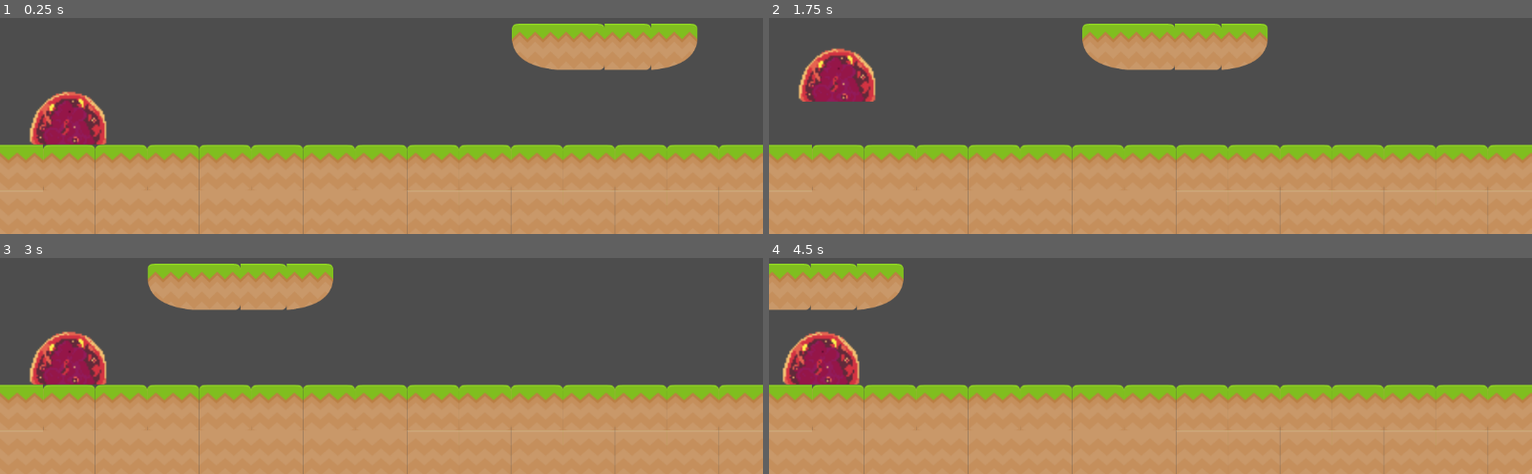
Above: before the commit, frames 1-4 (two rows, left to right).
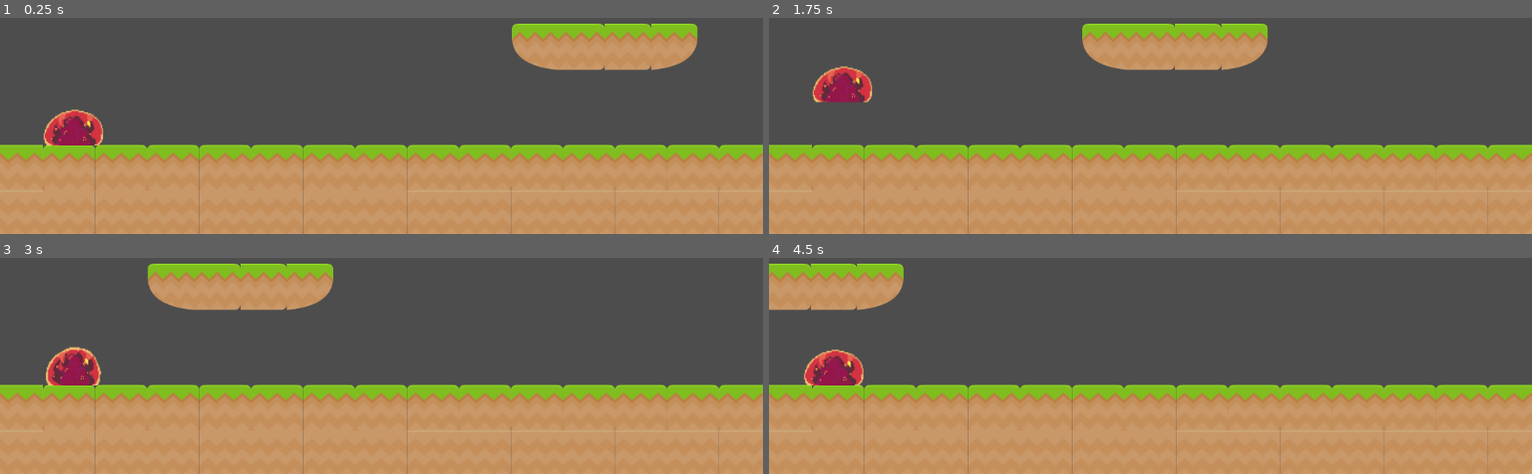
Above: after the commit, the same moments.

Repository: gclement42/slimeRunner
Game: Godot game, scene res://main.tscn
Two runs of this game, one before a commit and one after it. Both use one fixed random seed, a clock stepped at 60 frames per second and the inputs below.
Inputs:
- Up to frame 1 (0.25 s): no input
- Up to frame 2 (1.75 s): tap Enter (ui_accept) at 0.5, 0.77, 1.52 s; hold Right (ui_right) from 0.53 s (still down)
- Up to frame 3 (3 s): release Right (ui_right) at 2.03 s; hold Left (ui_left) 2.03-2.78 s; hold Right (ui_right) from 2.78 s (still down)
- Up to frame 4 (4.5 s): tap Enter (ui_accept) at 3.02, 3.77 s; release Right (ui_right) at 4.28 s; hold Left (ui_left) from 4.28 s (still down)

The runs differ from the first frame. In frame 1, 1.7% of the frame differs, in the area x 3-15%, y 33-60%; in frame 2, 1.7%; in frame 3, 1.7%; in frame 4, 1.8%, in the area x 1-13%, y 33-60%.

Commit message:
add slime animation

Diff:
--- a/Player.gd
+++ b/Player.gd
@@ -1,12 +1,15 @@
 extends CharacterBody2D
 
+@onready var _animated_sprite = $AnimatedSprite2D
 
-const SPEED = 300.0
+const SPEED = 400.0
 const JUMP_VELOCITY = -400.0
 
 # Get the gravity from the project settings to be synced with RigidBody nodes.
 var gravity = ProjectSettings.get_setting("physics/2d/default_gravity")
 
+func _ready():
+	_animated_sprite.play("run")
 
 func _physics_process(delta):
 	# Add the gravity.
--- a/Player.tscn
+++ b/Player.tscn
@@ -1,21 +1,79 @@
-[gd_scene load_steps=4 format=3 uid="uid://chiop8nxdd4wn"]
+[gd_scene load_steps=12 format=3 uid="uid://chiop8nxdd4wn"]
 
-[ext_resource type="Texture2D" uid="uid://b7ibj7nsu6ru2" path="res://Assets/Red_Slime/Idle.png" id="1_3uw8i"]
 [ext_resource type="Script" path="res://Player.gd" id="1_m2i0s"]
+[ext_resource type="Texture2D" uid="uid://dd03wqftqe3j1" path="res://Assets/Red_Slime/Run.png" id="2_g5kis"]
 
 [sub_resource type="RectangleShape2D" id="RectangleShape2D_m05vn"]
-size = Vector2(20, 14.2509)
+size = Vector2(16.9767, 2.82932)
+
+[sub_resource type="AtlasTexture" id="AtlasTexture_8nfio"]
+atlas = ExtResource("2_g5kis")
+region = Rect2(0, 55, 128, 73)
+
+[sub_resource type="AtlasTexture" id="AtlasTexture_ah78v"]
+atlas = ExtResource("2_g5kis")
+region = Rect2(128, 55, 128, 73)
+
+[sub_resource type="AtlasTexture" id="AtlasTexture_vfq0p"]
+atlas = ExtResource("2_g5kis")
+region = Rect2(256, 55, 128, 73)
+
+[sub_resource type="AtlasTexture" id="AtlasTexture_ko03v"]
+atlas = ExtResource("2_g5kis")
+region = Rect2(384, 55, 128, 73)
+
+[sub_resource type="AtlasTexture" id="AtlasTexture_ony7k"]
+atlas = ExtResource("2_g5kis")
+region = Rect2(512, 55, 128, 73)
+
+[sub_resource type="AtlasTexture" id="AtlasTexture_ft4b0"]
+atlas = ExtResource("2_g5kis")
+region = Rect2(640, 55, 128, 73)
+
+[sub_resource type="AtlasTexture" id="AtlasTexture_bio8n"]
+atlas = ExtResource("2_g5kis")
+region = Rect2(768, 55, 128, 73)
+
+[sub_resource type="SpriteFrames" id="SpriteFrames_cdayq"]
+animations = [{
+"frames": [{
+"duration": 1.0,
+"texture": SubResource("AtlasTexture_8nfio")
+}, {
+"duration": 1.0,
+"texture": SubResource("AtlasTexture_ah78v")
+}, {
+"duration": 1.0,
+"texture": SubResource("AtlasTexture_vfq0p")
+}, {
+"duration": 1.0,
+"texture": SubResource("AtlasTexture_ko03v")
+}, {
+"duration": 1.0,
+"texture": SubResource("AtlasTexture_ony7k")
+}, {
+"duration": 1.0,
+"texture": SubResource("AtlasTexture_ft4b0")
+}, {
+"duration": 1.0,
+"texture": SubResource("AtlasTexture_bio8n")
+}],
+"loop": true,
+"name": &"run",
+"speed": 5.0
+}]
 
 [node name="Player" type="CharacterBody2D"]
 script = ExtResource("1_m2i0s")
 
-[node name="Sprite2D" type="Sprite2D" parent="."]
-texture = ExtResource("1_3uw8i")
-region_enabled = true
-region_rect = Rect2(29, 89.5, 66, 37)
+[node name="CollisionShape2D" type="CollisionShape2D" parent="."]
+position = Vector2(2.457, 6.385)
+rotation = 3.14159
+scale = Vector2(1.977, -8.003)
+shape = SubResource("RectangleShape2D_m05vn")
 
-[node name="CollisionShape2D" type="CollisionShape2D" parent="."]
-position = Vector2(0, 5.40971)
-rotation = 3.14159
-scale = Vector2(2.36178, -1.86401)
-shape = SubResource("RectangleShape2D_m05vn")
+[node name="AnimatedSprite2D" type="AnimatedSprite2D" parent="."]
+position = Vector2(8, -8)
+scale = Vector2(0.652713, 0.719636)
+sprite_frames = SubResource("SpriteFrames_cdayq")
+animation = &"run"
